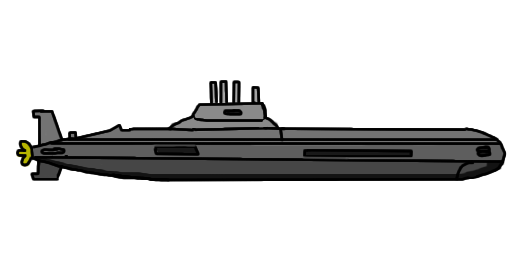
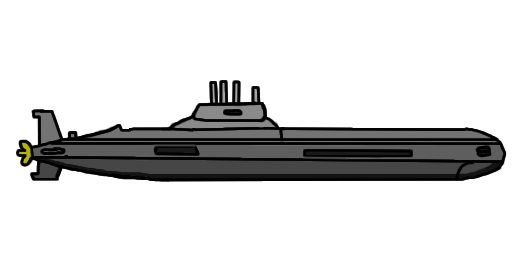
Layers edited between the first and the second 515px x 256px image:
painted on "Layer 1" over [18, 101, 499, 181]
